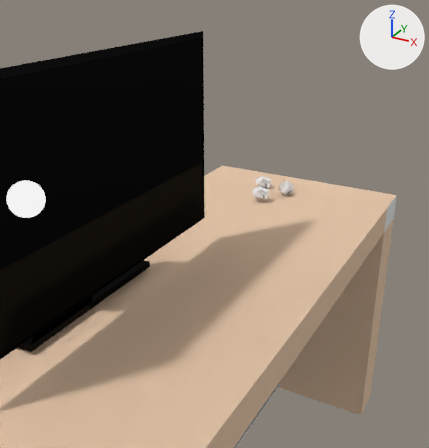
One commit to the Blender file Office Space/Assets/Blender/deskr.blend: the scene before it, then after it.
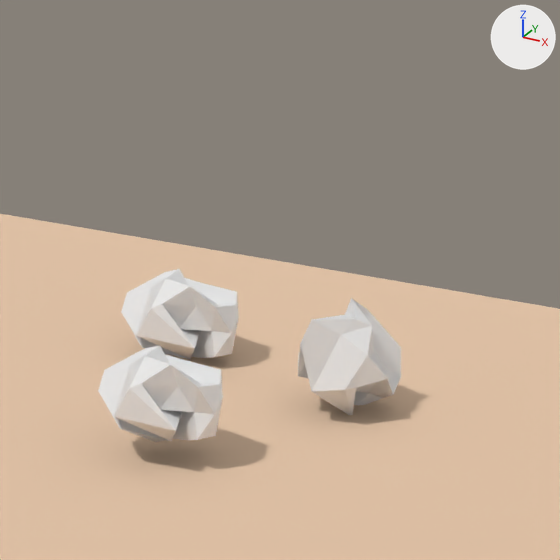
Old and new are each drawn from a 50 mm lens placed at (1.946, -4.004, 4.017), pointed at (-0.367, 0.201, 1.914) and again close up on the part from 56% to 73% of the width and 31% to 48% of the height. Arrows for +X, +Y and +Z are at upper right; the lights stay in place.
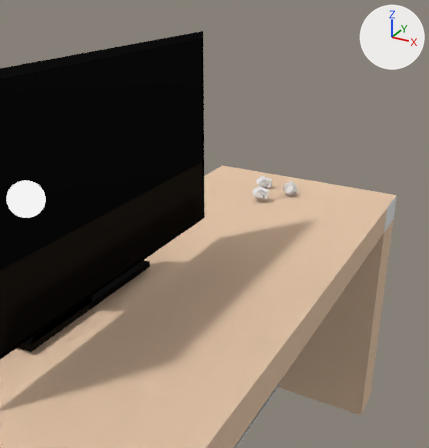
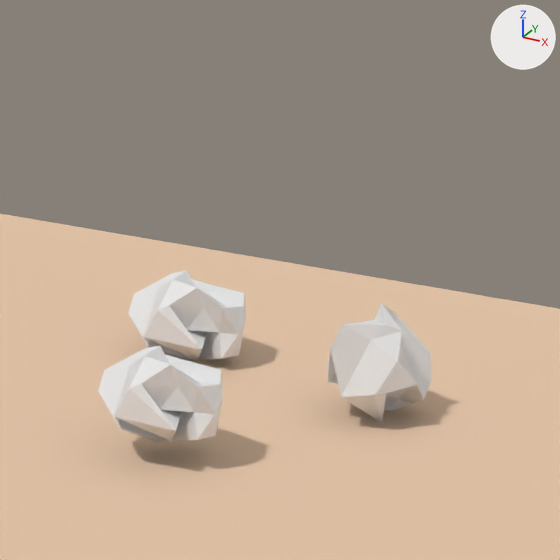
Pixel boxes (x1, y1, x2, y2) of what changed, in the close-ups (560 x 560 px):
'Icosphere', moved
    before: (298, 298, 401, 415)
    after: (327, 304, 431, 421)
'Icosphere.002', moved
    before: (121, 269, 238, 359)
    after: (128, 270, 246, 361)

What changed in the scene script:
```text
Change ob_icosphere_002:
    ob_icosphere_002.location: (-0.084, 0.621, 2.216) -> (-0.075, 0.621, 2.216)
Change ob_icosphere:
    ob_icosphere.location: (0.152, 0.549, 2.228) -> (0.19, 0.549, 2.228)
```
